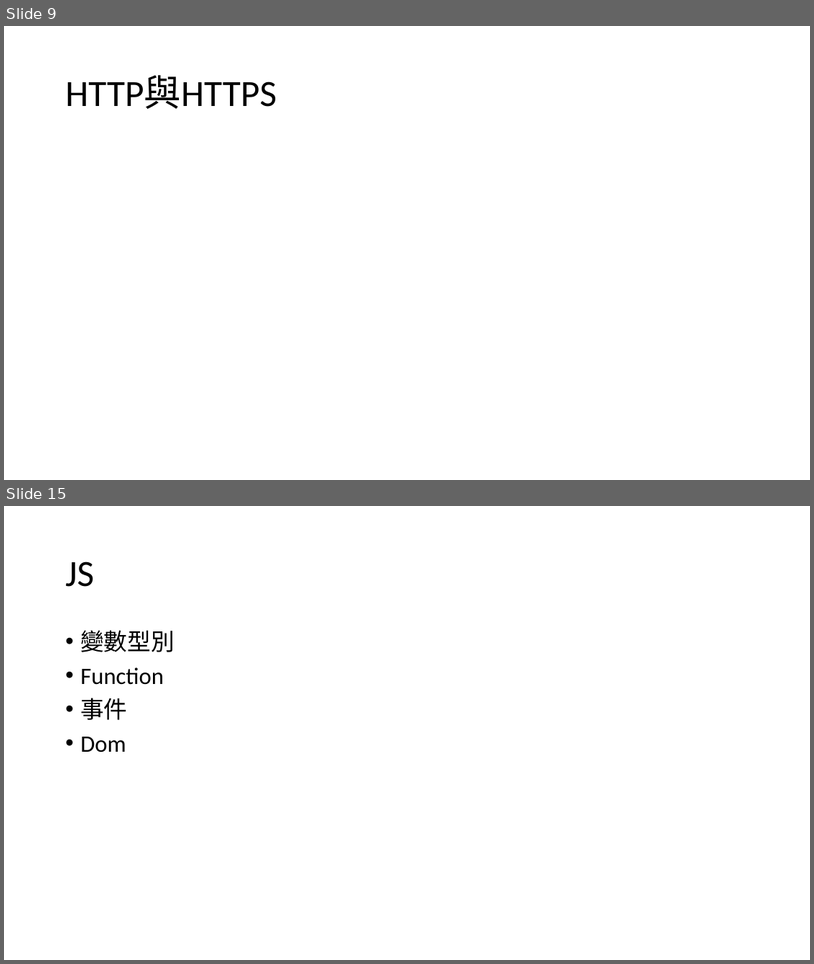
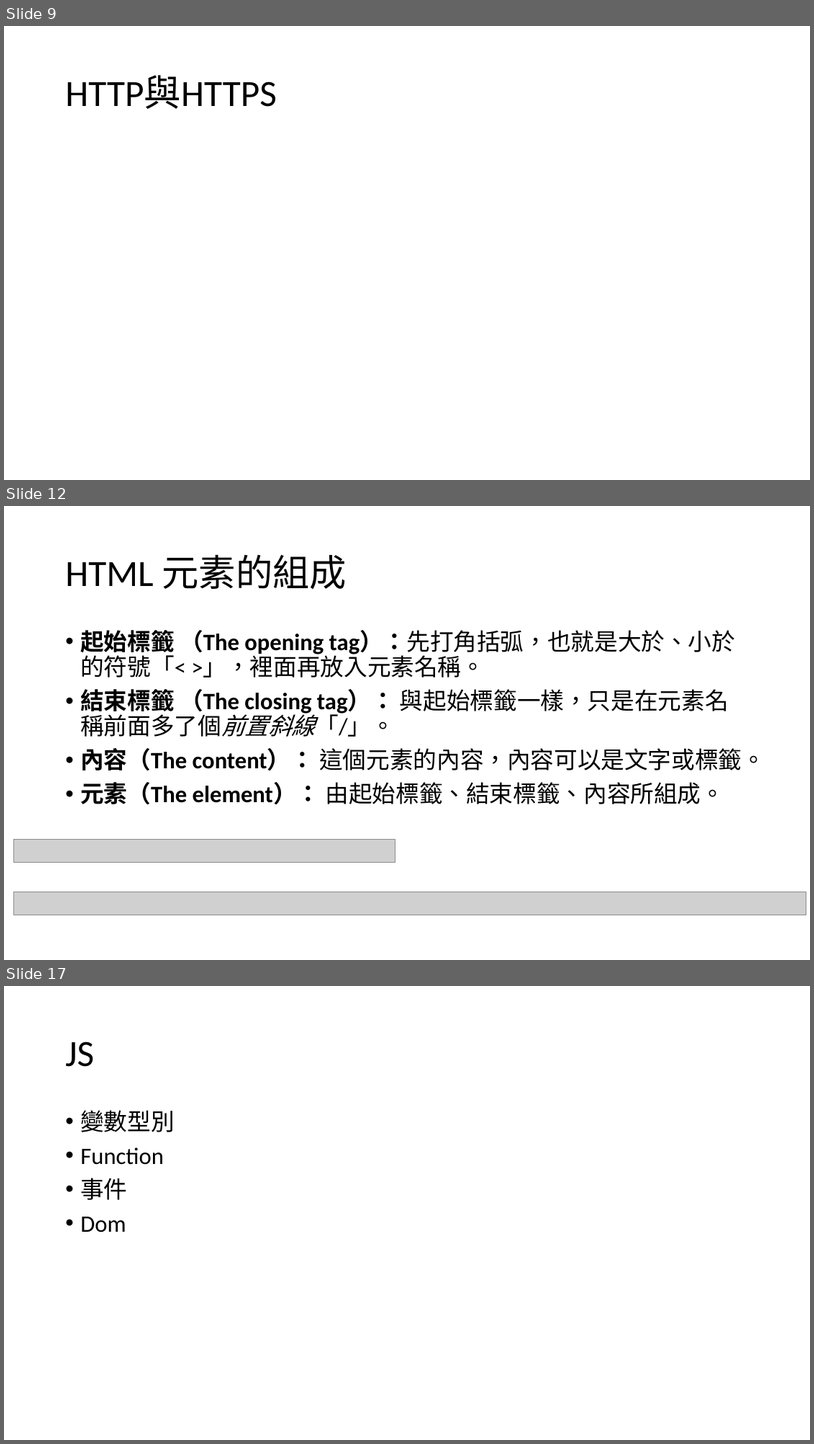
Before and after one commit to Q81JIAXIONG/-, a slide deck: 投影片/1.網頁基礎.pptx. Shown one above the other, each under a label of ours: slides 9 and 15 before the commit, slides 9, 12 and 17 after it; the slides between them are not shown. The pictures are 814x964 and 814x1444 pixels, drawn with LibreOffice and Linux fonts; fonts in the diff are those of the drawing; grey boxes stand for pictures. Boxes give left, top, right and bottom in pixels: in the first picture for what was removed or moved away, otherwise in the second. Text is boxed around its words. In the diff, an @@ line names an element or a change of style, - is before the commit and + after.

```diff
--- a/投影片/1.網頁基礎.pptx
+++ b/投影片/1.網頁基礎.pptx
@@ slide 12 added at <box>4,506,810,960</box>, background #FFFFFF @@
@@ title added at <box>65,554,347,589</box>, 44 pt, text #000000 @@
+HTML 元素的組成
@@ text added at <box>80,630,766,804</box>, 28 pt, text #000000 @@
+• 起始標籤 （The opening tag）：先打角括弧，也就是大於、小於的符號「< >」，裡面再放入元素名稱。
+• 結束標籤 （The closing tag）： 與起始標籤一樣，只是在元素名稱前面多了個前置斜線「/」。
+• 內容（The content）： 這個元素的內容，內容可以是文字或標籤。
+• 元素（The element）： 由起始標籤、結束標籤、內容所組成。
@@ picture added at <box>13,839,396,862</box> @@
@@ picture added at <box>13,891,807,914</box> @@
@@ what was slide 15 is now slide 17 @@
```
Also in this commit, not shown: 3 slides changed, 4 other slides added, 3 slides removed, 24 other files.
